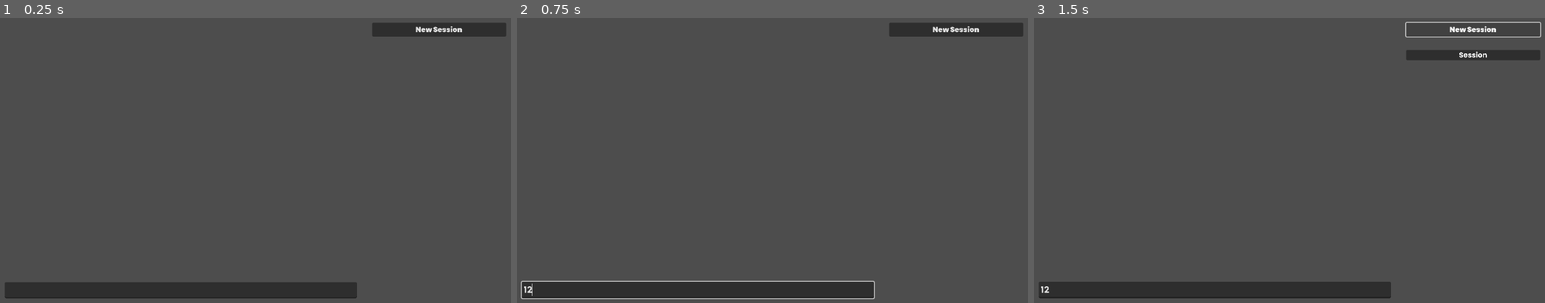
Above: before the commit, frames 1-3 (left to right).
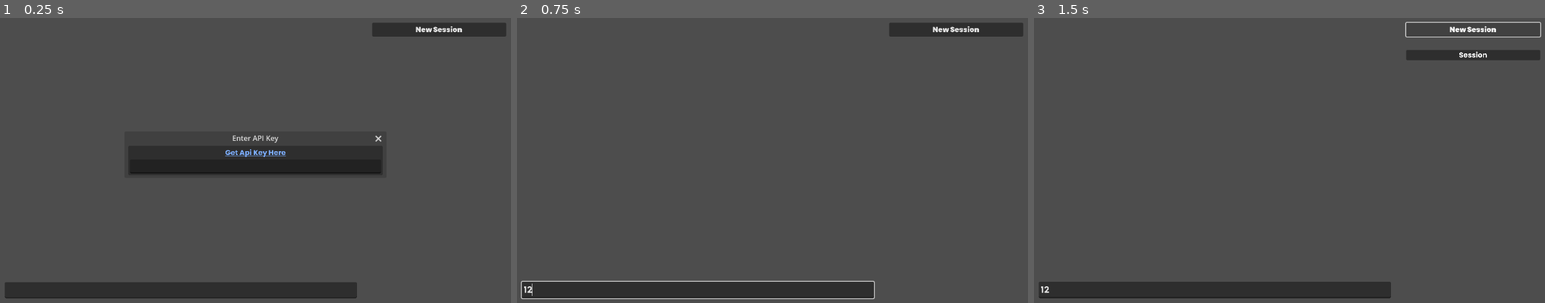
Above: after the commit, the same moments.

Repository: Shuflduf/Gemini-Chatbot
Game: Godot game, scene res://main.tscn
Two runs of this game, one before a commit and one after it. Both use one fixed random seed, a clock stepped at 60 frames per second and the inputs below.
Inputs (mouse positions are in pixels of both pictures, inside the frame that each line leads up to):
- Up to frame 1 (0.25 s): no input
- Up to frame 2 (0.75 s): click (695, 291) at 0.52 s; type "12" at 0.6 s
- Up to frame 3 (1.5 s): click "New Session" at 1.25 s

The runs differ from the first frame. In frame 1, 5.1% of the frame differs, in the area x 25-75%, y 41-56%; in frame 2, nothing differs; in frame 3, nothing differs.

Commit message:
trying to set api key on first launch then keep it persistent

Diff:
--- a/main.gd
+++ b/main.gd
@@ -18,7 +18,24 @@
 var session: Session
 
 func _ready() -> void:
+	secrets = Secrets.new()
+	#if DirAccess.exi
+	if FileAccess.file_exists("user://key".get_base_dir()):
+		secrets.api_key = FileAccess.open("user://key", FileAccess.READ).get_as_text()
+	print(secrets.api_key)
+	if secrets.api_key.is_empty():
+		$ApiKeyPopup.show()
 	add_sessions()
+
+
+func _on_api_line_edit_text_submitted(new_text: String) -> void:
+	if new_text.is_empty():
+		return
+
+	secrets = Secrets.new()
+	secrets.api_key = new_text
+	$ApiKeyPopup.hide()
+
 
 func add_sessions() -> void:
 	for i in sessions.get_children():
@@ -145,18 +162,20 @@
 
 
 func _on_line_edit_text_submitted(new_text: String):
+	%LineEdit.text = ""
+	if secrets.api_key.is_empty():
+		$ApiKeyPopup.show()
+		return
+
+
 	if new_text.is_empty():
 		return
-	%LineEdit.text = ""
+
 	add_message(false, new_text + "\n")
 
 	sessions.move_child(session, 0)
 
 	await ask(new_text)
-
-
-
-
 
 
 func _on_new_session_pressed() -> void:
--- a/main.tscn
+++ b/main.tscn
@@ -1,7 +1,6 @@
-[gd_scene load_steps=8 format=3 uid="uid://rdkn0t7jppmy"]
+[gd_scene load_steps=7 format=3 uid="uid://rdkn0t7jppmy"]
 
 [ext_resource type="Script" path="res://main.gd" id="1_w5wk0"]
-[ext_resource type="Resource" uid="uid://brg17xeul0rbs" path="res://my_secrets.tres" id="2_pxsef"]
 [ext_resource type="PackedScene" uid="uid://biydpo1sbys8r" path="res://message.tscn" id="3_4a3wp"]
 [ext_resource type="FontFile" uid="uid://dr4ky20okhwgl" path="res://assets/fonts/Normal.ttf" id="4_m0urx"]
 [ext_resource type="PackedScene" uid="uid://b0srqe8c5pob6" path="res://session.tscn" id="4_qolas"]
@@ -17,7 +16,6 @@
 size_flags_horizontal = 3
 size_flags_vertical = 3
 script = ExtResource("1_w5wk0")
-secrets = ExtResource("2_pxsef")
 message = ExtResource("3_4a3wp")
 session_scene = ExtResource("4_qolas")
 
@@ -100,6 +98,39 @@
 [node name="Session" parent="MarginContainer/VBoxContainer/ScrollContainer/Sessions" instance=ExtResource("4_qolas")]
 layout_mode = 2
 
+[node name="ApiKeyPopup" type="PopupPanel" parent="."]
+title = "Enter API Key"
+initial_position = 2
+size = Vector2i(570, 66)
+borderless = false
+always_on_top = true
+
+[node name="VBoxContainer" type="VBoxContainer" parent="ApiKeyPopup"]
+anchors_preset = 15
+anchor_right = 1.0
+anchor_bottom = 1.0
+offset_left = 4.0
+offset_top = 4.0
+offset_right = -4.0
+offset_bottom = -4.0
+grow_horizontal = 2
+grow_vertical = 2
+
+[node name="LinkButton" type="LinkButton" parent="ApiKeyPopup/VBoxContainer"]
+layout_mode = 2
+size_flags_horizontal = 4
+tooltip_text = "https://aistudio.google.com/app/apikey"
+theme_override_colors/font_color = Color(0.49, 0.6855, 1, 1)
+theme_override_fonts/font = ExtResource("4_m0urx")
+text = "Get Api Key Here"
+uri = "https://aistudio.google.com/app/apikey"
+
+[node name="APILineEdit" type="LineEdit" parent="ApiKeyPopup/VBoxContainer"]
+layout_mode = 2
+alignment = 1
+secret = true
+
 [connection signal="request_completed" from="HTTPRequest" to="." method="_on_http_request_request_completed"]
 [connection signal="text_submitted" from="MainBody/VBoxContainer/LineEdit" to="." method="_on_line_edit_text_submitted"]
 [connection signal="pressed" from="MarginContainer/VBoxContainer/NewSession" to="." method="_on_new_session_pressed"]
+[connection signal="text_submitted" from="ApiKeyPopup/VBoxContainer/APILineEdit" to="." method="_on_api_line_edit_text_submitted"]
--- a/save.json
+++ b/save.json
@@ -1,39 +1,39 @@
 {
-  "candidates": [
-    {
-      "content": {
-        "parts": [
-          {
-            "text": "Hello! How can I help you today? \n"
-          }
-        ],
-        "role": "model"
-      },
-      "finishReason": "STOP",
-      "index": 0,
-      "safetyRatings": [
-        {
-          "category": "HARM_CATEGORY_SEXUALLY_EXPLICIT",
-          "probability": "NEGLIGIBLE"
-        },
-        {
-          "category": "HARM_CATEGORY_HATE_SPEECH",
-          "probability": "NEGLIGIBLE"
-        },
-        {
-          "category": "HARM_CATEGORY_HARASSMENT",
-          "probability": "NEGLIGIBLE"
-        },
-        {
-          "category": "HARM_CATEGORY_DANGEROUS_CONTENT",
-          "probability": "NEGLIGIBLE"
-        }
-      ]
-    }
-  ],
-  "usageMetadata": {
-    "promptTokenCount": 2,
-    "candidatesTokenCount": 10,
-    "totalTokenCount": 12
-  }
+	"candidates": [
+		{
+			"content": {
+				"parts": [
+					{
+						"text": "Please provide me with more context! What does \"hfg\" mean in this context? I need more information to understand what you're asking. \n\nFor example, are you:\n\n* Trying to spell a word?\n* Looking for a specific abbreviation?\n* Asking for help with a task? \n\nTell me more, and I'll be happy to help! \n"
+					}
+				],
+				"role": "model"
+			},
+			"finishReason": "STOP",
+			"index": 0,
+			"safetyRatings": [
+				{
+					"category": "HARM_CATEGORY_SEXUALLY_EXPLICIT",
+					"probability": "NEGLIGIBLE"
+				},
+				{
+					"category": "HARM_CATEGORY_HATE_SPEECH",
+					"probability": "NEGLIGIBLE"
+				},
+				{
+					"category": "HARM_CATEGORY_HARASSMENT",
+					"probability": "NEGLIGIBLE"
+				},
+				{
+					"category": "HARM_CATEGORY_DANGEROUS_CONTENT",
+					"probability": "NEGLIGIBLE"
+				}
+			]
+		}
+	],
+	"usageMetadata": {
+		"promptTokenCount": 3,
+		"candidatesTokenCount": 78,
+		"totalTokenCount": 81
+	}
 }
